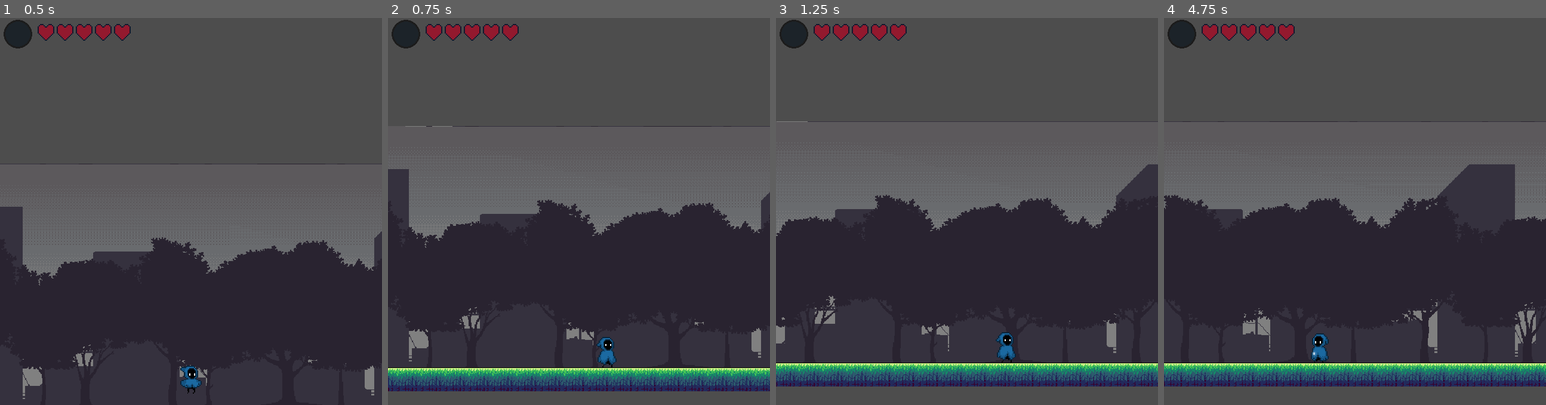
Above: before the commit, frames 1-4 (left to right).
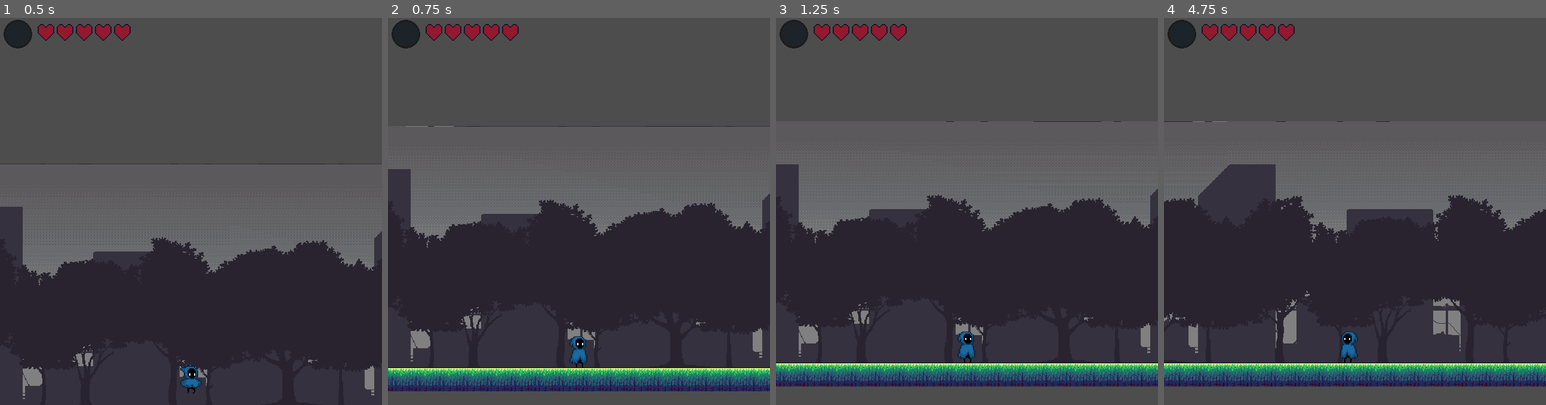
Above: after the commit, the same moments.

Repository: 0308612/2D-Metroidvania-Game-Prototype
Game: Godot game, scene res://scenes/opening_room.tscn
Same seed, same stepped clock (60 frames per second), same inputs: the game is played once before the commit and once after it.
Inputs (mouse positions are in pixels of both pictures, inside the frame that each line leads up to):
- Up to frame 1 (0.5 s): no input
- Up to frame 2 (0.75 s): move the mouse to (663, 192) at 0.52 s; hold D (move right) from 0.53 s (still down); hold E (heal) from 0.53 s (still down)
- Up to frame 3 (1.25 s): keep holding D (move right); keep holding E (heal); tap Space (jump) at 0.77 s
- Up to frame 4 (4.75 s): move the mouse to (1278, 230) at 1.27 s; release E (heal) at 1.28 s; click (1278, 230) at 1.35 s; tap Space (jump) at 1.52, 3.02, 3.77, 4.52 s; tap E (heal) at 1.55, 2.85, 4.55 s; move the mouse to (1393, 126) at 2.02 s; release D (move right) at 2.03 s; hold A (move left) 2.03-2.78 s; hold E (heal) 2.03-2.78 s; tap Shift (dash) at 2.1 s; move the mouse to (1335, 288) at 2.77 s; hold D (move right) 2.78-4.28 s; move the mouse to (1469, 269) at 3.52 s; hold E (heal) 3.53-4.28 s; move the mouse to (1240, 153) at 4.27 s; hold A (move left) from 4.28 s (still down); click (1240, 153) at 4.35 s

Frame 1 is identical in both runs. In frame 2, 3.6% of the frame differs, in the area x 0-100%, y 27-97%; in frame 3, 8.8%; in frame 4, 11%, in the area x 0-100%, y 26-96%.

Commit message:
fixed health and added death

Diff:
--- a/2d-metroidvania-game-prototype/non room scenes/Player.tscn
+++ b/2d-metroidvania-game-prototype/non room scenes/Player.tscn
@@ -198,7 +198,7 @@
 "duration": 1.0,
 "texture": SubResource("AtlasTexture_pfu3m")
 }, {
-"duration": 1.0,
+"duration": 2.0,
 "texture": SubResource("AtlasTexture_xib5e")
 }],
 "loop": 0,
@@ -381,10 +381,8 @@
 
 [node name="AnimatedSprite2D" type="AnimatedSprite2D" parent="." unique_id=473413631]
 sprite_frames = SubResource("SpriteFrames_3t5ij")
-animation = &"Heal"
+animation = &"Death"
 autoplay = "Idle"
-frame = 5
-frame_progress = 1.0
 
 [node name="CollisionShape2D" type="CollisionShape2D" parent="." unique_id=72450738]
 position = Vector2(-5, 17)
@@ -408,3 +406,9 @@
 position = Vector2(70, 6)
 shape = SubResource("RectangleShape2D_3t5ij")
 debug_color = Color(0.9969726, 0, 0.18526599, 0.41960785)
+
+[node name="Heal timer" type="Timer" parent="." unique_id=1152688890]
+wait_time = 1.5
+one_shot = true
+
+[connection signal="timeout" from="Heal timer" to="." method="_on_heal_timer_timeout"]
--- a/2d-metroidvania-game-prototype/scripts/player_controller.gd
+++ b/2d-metroidvania-game-prototype/scripts/player_controller.gd
@@ -39,12 +39,11 @@
 var is_attacking:bool = false
 var can_attack:bool = true
 
-var hold_time:float = 1.5
-var hold_timer:float = 0.0
-var holding:bool = false
+var healing = false
 
 func _ready() -> void:
 	sword_collider.disabled = true
+	$"../UI".health()
 
 func _physics_process(delta: float) -> void:
 	if is_dashing == false:
@@ -59,6 +58,7 @@
 	wall_logic()
 	attack()
 	changeing_mana(delta)
+	die()
 
 	move_and_slide()
 
@@ -174,25 +174,30 @@
 		is_attacking = false
 		can_attack = true
 
-func changeing_mana(delta: float):
+func changeing_mana(_delta: float):
 	if Input.is_action_just_pressed("heal"):
-		holding = true
-		hold_timer = 0.0
-
-	if holding:
+		healing = true
+		if $"Heal timer".is_stopped():
+			$"Heal timer".start()
+	if healing:
 		velocity = Vector2.ZERO
 		animation_player.play("Heal")
-		if Input.is_action_just_pressed("heal")	 and hold_timer <= hold_time:
-			hold_time += delta
-		else:
-			if hold_timer >= hold_time:
-				can_heal()
-			holding = false
-			hold_timer = 0.0
-
 
 func can_heal():
 	if Globals.Player_mana >= 0.25:
 		if Globals.Player_health < Globals.Max_player_health:
 			Globals.Player_health += 1
 		Globals.Player_mana -= 0.25
+
+func _on_heal_timer_timeout() -> void:
+	if Input.is_action_pressed("heal"):
+		can_heal()
+		healing = false
+
+func die():
+	if Globals.Player_health <= 0:
+		animation_player.play("Death")
+		velocity = Vector2.ZERO
+		await get_tree().create_timer(2).timeout
+		Globals.Player_health = Globals.Max_player_health
+		get_tree().reload_current_scene()
--- a/2d-metroidvania-game-prototype/scripts/ui.gd
+++ b/2d-metroidvania-game-prototype/scripts/ui.gd
@@ -3,9 +3,8 @@
 const heart_row_size = 8
 const heart_offset = 2
 
-# Called when the node enters the scene tree for the first time.
-func _ready() -> void:
-	for i in Globals.Player_health:
+func health():
+	for i in Globals.Max_player_health:
 		var new_heart = Sprite2D.new()
 		new_heart.texture = $hearts.texture
 		new_heart.hframes = $hearts.hframes
